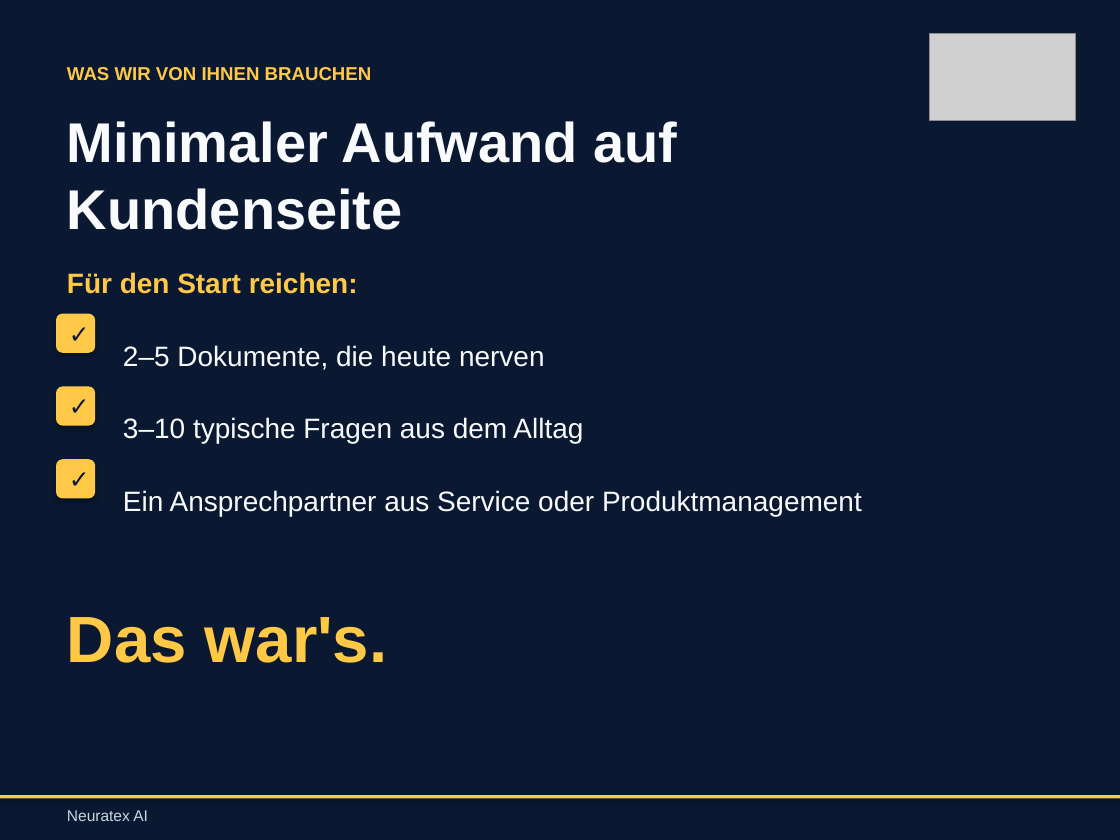
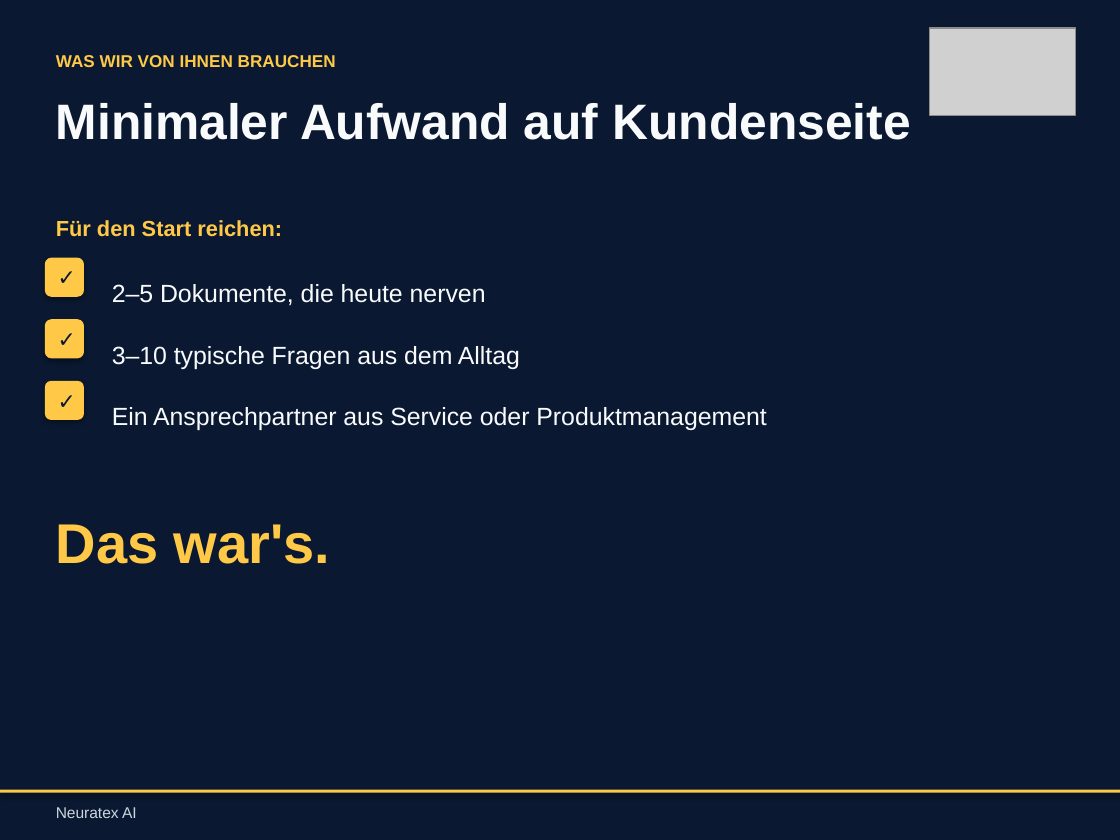
Before and after one commit to philxnovatex/ki-beratung_website, a slide deck: slide 12 of presentations/Neuratex_AI_Praesentation.pptx. Drawn at 1120x840 pixels with LibreOffice and Linux fonts; fonts in the diff are those of the drawing; grey boxes stand for pictures. Boxes give left, top, right and bottom in pixels: in the first picture for what was removed or moved away, otherwise in the second. Text is boxed around its words. In the diff, an @@ line names an element or a change of style, - is before the commit and + after.

```diff
--- a/presentations/Neuratex_AI_Praesentation.pptx
+++ b/presentations/Neuratex_AI_Praesentation.pptx
@@ picture moved from (x1=930, y1=34, x2=1075, y2=121) to (x1=930, y1=28, x2=1075, y2=115) @@
@@ text "WAS WIR VON IHNEN BRAUCHEN" moved from (x1=67, y1=67, x2=372, y2=81) to (x1=56, y1=55, x2=336, y2=67) @@
@@ text "WAS WIR VON IHNEN BRAUCHEN" at (x1=56, y1=55, x2=336, y2=67): size 12 to 11 pt @@
@@ text "Minimaler Aufwand auf Kundenseite" moved from (x1=67, y1=121, x2=677, y2=230) to (x1=56, y1=103, x2=911, y2=140) @@
@@ text "Minimaler Aufwand auf Kundenseite" at (x1=56, y1=103, x2=911, y2=140): size 36 to 32 pt @@
@@ text "Für den Start reichen:" moved from (x1=67, y1=272, x2=358, y2=294) to (x1=56, y1=220, x2=282, y2=237) @@
@@ text "Für den Start reichen:" at (x1=56, y1=220, x2=282, y2=237): size 18 to 14 pt; line spacing 1.4 to 1.3 @@
@@ rounded rectangle "✓" moved from (x1=56, y1=314, x2=95, y2=353) to (x1=45, y1=258, x2=84, y2=297) @@
@@ text "2–5 Dokumente, die heute nerven" moved from (x1=123, y1=345, x2=545, y2=370) to (x1=112, y1=284, x2=486, y2=306) @@
@@ rounded rectangle "✓" moved from (x1=56, y1=386, x2=95, y2=426) to (x1=45, y1=319, x2=84, y2=358) @@
@@ text "3–10 typische Fragen aus dem ..." moved from (x1=123, y1=417, x2=583, y2=444) to (x1=112, y1=346, x2=520, y2=369) @@
@@ size 16 to 14 pt in 3 elements at (x1=45, y1=258, x2=84, y2=297), (x1=45, y1=319, x2=84, y2=358), (x1=45, y1=381, x2=84, y2=420) @@
@@ rounded rectangle "✓" moved from (x1=56, y1=459, x2=95, y2=498) to (x1=45, y1=381, x2=84, y2=420) @@
@@ size 18 to 16 pt; line spacing 1.4 to 1.3 in 3 elements at (x1=112, y1=284, x2=486, y2=306), (x1=112, y1=346, x2=520, y2=369), (x1=112, y1=407, x2=766, y2=430) @@
@@ text "Ein Ansprechpartner aus Service oder ..." moved from (x1=123, y1=490, x2=862, y2=516) to (x1=112, y1=407, x2=766, y2=430) @@
@@ text "Das war's." moved from (x1=67, y1=617, x2=387, y2=663) to (x1=56, y1=524, x2=330, y2=564) @@
@@ text "Das war's." at (x1=56, y1=524, x2=330, y2=564): size 42 to 36 pt; line spacing 1.4 to 1.3 @@
@@ rectangle moved from (x1=0, y1=795, x2=1120, y2=799) to (x1=0, y1=790, x2=1120, y2=793) @@
@@ text "Neuratex AI" moved from (x1=67, y1=810, x2=148, y2=821) to (x1=56, y1=807, x2=137, y2=818) @@
```
Also in this commit, not shown: 14 other slides changed, 1 other file.
